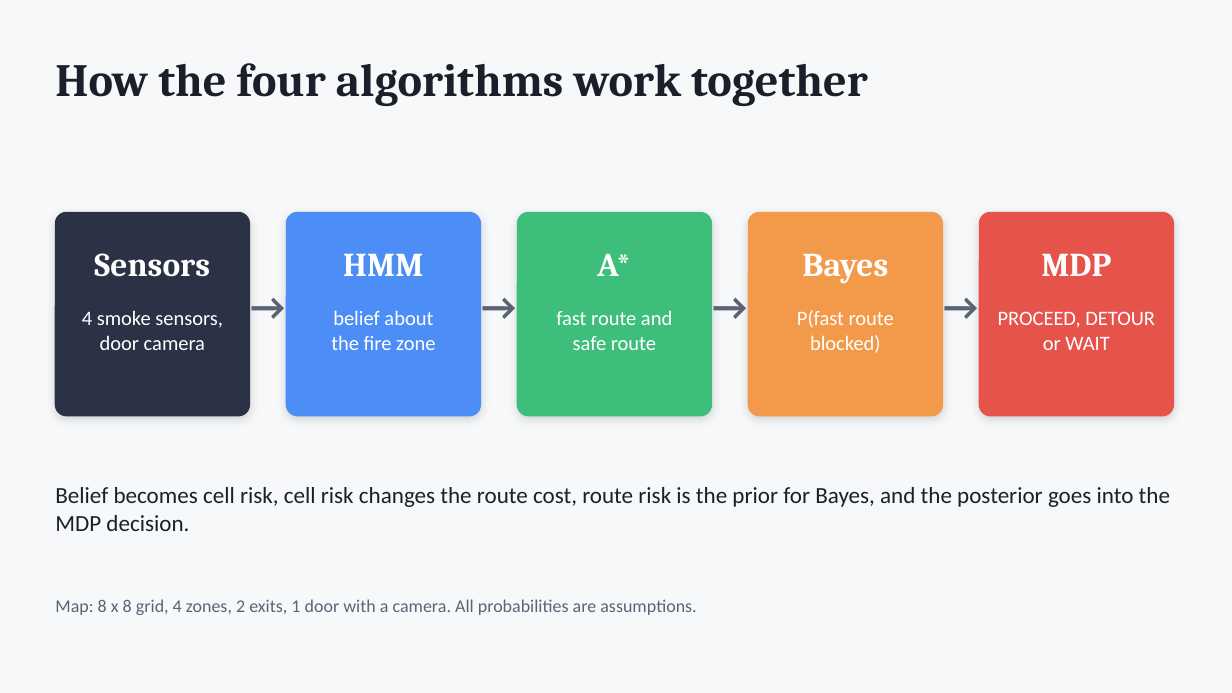
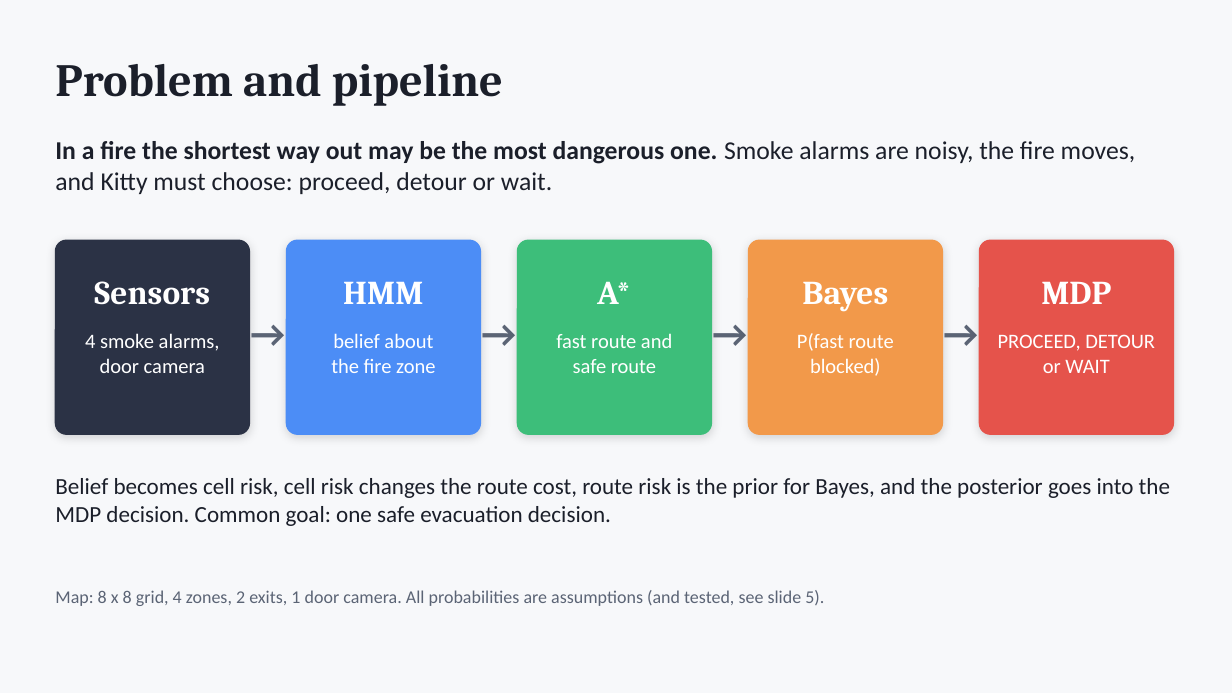
Before and after one commit to eerier79/evacuation-ai-assistant, a slide deck: slide 2 of docs/Presentation.pptx (slide 3 before the commit). Drawn at 1232x693 pixels with LibreOffice and Linux fonts; fonts in the diff are those of the drawing. Boxes give left, top, right and bottom in pixels: in the first picture for what was removed or moved away, otherwise in the second. Text is boxed around its words. In the diff, an @@ line names an element or a change of style, - is before the commit and + after.

```diff
--- a/docs/Presentation.pptx
+++ b/docs/Presentation.pptx
@@ text at (55, 64, 503, 106): text changed @@
-How the four algorithms work together
+Problem and pipeline
@@ text added at (55, 141, 1136, 194), 20 pt, text #1B1F2A @@
+In a fire the shortest way out may be the most dangerous one. Smoke alarms are noisy, the fire moves, and Kitty must choose: proceed, detour or wait.
@@ rounded rectangle: place and size @@
-rounded rectangle at (55, 213, 250, 416)
+rounded rectangle at (55, 240, 250, 434)
@@ rounded rectangle: place and size @@
-rounded rectangle at (287, 213, 481, 416)
+rounded rectangle at (287, 240, 481, 434)
@@ rounded rectangle: place and size @@
-rounded rectangle at (518, 213, 712, 416)
+rounded rectangle at (518, 240, 712, 434)
@@ rounded rectangle: place and size @@
-rounded rectangle at (749, 213, 943, 416)
+rounded rectangle at (749, 240, 943, 434)
@@ rounded rectangle: place and size @@
-rounded rectangle at (980, 213, 1174, 416)
+rounded rectangle at (980, 240, 1174, 434)
@@ 9 texts: place and size @@
-9 texts at (94, 253, 1111, 342)
+9 texts at (94, 281, 1111, 370)
@@ 5 texts: place and size @@
-5 texts at (82, 310, 1155, 353)
+5 texts at (85, 333, 1155, 376)
@@ text at (85, 333, 220, 351): text changed @@
-4 smoke sensors,
+4 smoke alarms,
@@ text at (55, 478, 1170, 526): text changed @@
-Belief becomes cell risk, cell risk changes the route cost, route risk is the prior for Bayes, and the posterior goes into the MDP decision.
+Belief becomes cell risk, cell risk changes the route cost, route risk is the prior for Bayes, and the posterior goes into the MDP decision. Common goal: one safe evacuation decision.
@@ text at (55, 590, 824, 606): text changed @@
-Map: 8 x 8 grid, 4 zones, 2 exits, 1 door with a camera. All probabilities are assumptions.
+Map: 8 x 8 grid, 4 zones, 2 exits, 1 door camera. All probabilities are assumptions (and tested, see slide 5).
```
Also in this commit, not shown: 4 other slides changed, 2 slides added, 2 slides removed, 36 other files.
